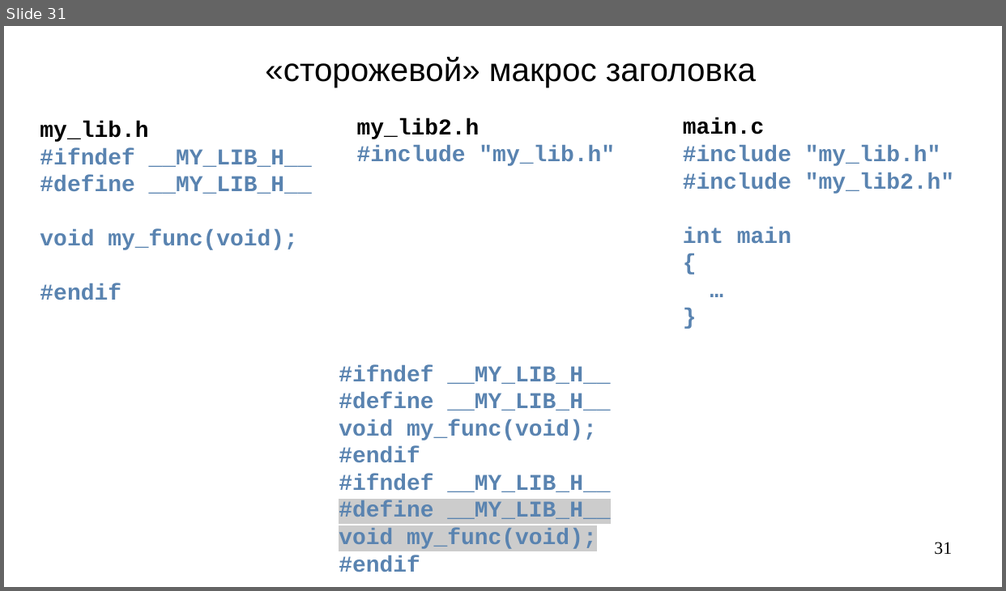
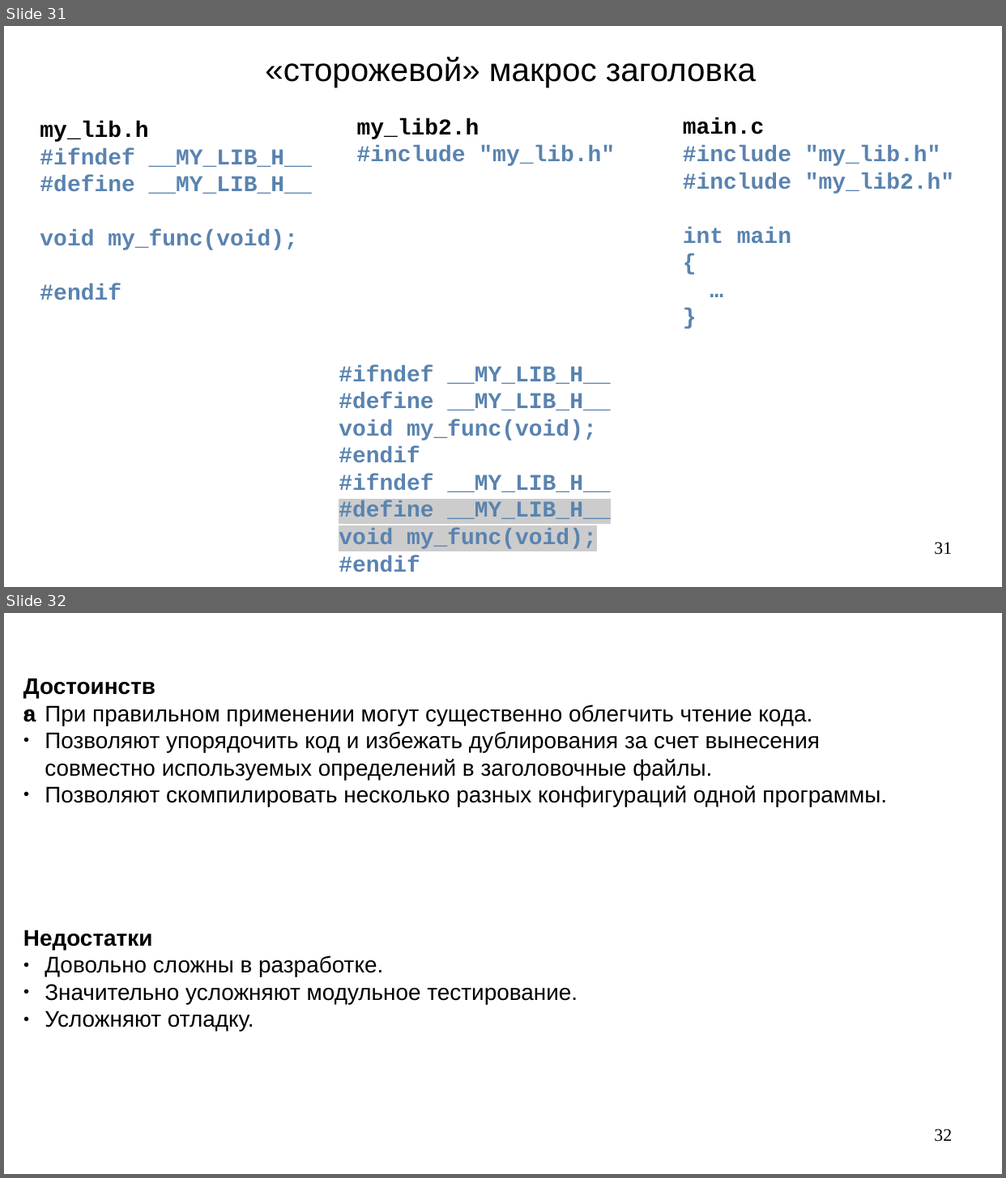
Before and after one commit to steelcraft/stud-lab, a slide deck: Лекции/CBCP01#L4.odp. Shown one above the other, each under a label of ours: slide 31 before the commit, slides 31 and 32 after it. The pictures are 1006x591 and 1006x1178 pixels, drawn with LibreOffice and Linux fonts; fonts in the diff are those of the drawing. Boxes give left, top, right and bottom in pixels: in the first picture for what was removed or moved away, otherwise in the second. Text is boxed around its words. In the diff, an @@ line names an element or a change of style, - is before the commit and + after.

```diff
--- a/Лекции/CBCP01#L4.odp
+++ b/Лекции/CBCP01#L4.odp
@@ slide 32 added at (4, 613, 1002, 1174), background #FFFFFF @@
@@ text added at (15, 667, 177, 727), 18 pt, text #000000, bold @@
+Достоинства
@@ text added at (44, 705, 887, 807), 18 pt, text #000000 @@
+● При правильном применении могут существенно облегчить чтение кода.
+● Позволяют упорядочить код и избежать дублирования за счет вынесения совместно используемых определений в заголовочные файлы.
+● Позволяют скомпилировать несколько разных конфигураций одной программы.
@@ text added at (23, 930, 577, 1032), 18 pt, text #000000 @@
+Недостатки
+● Довольно сложны в разработке.
+● Значительно усложняют модульное тестирование.
+● Усложняют отладку.
@@ page number added at (934, 1129, 952, 1142), 14 pt, text #000000 @@
+32
```
Also in this commit, not shown: 5 slides changed, 1 slide removed.
